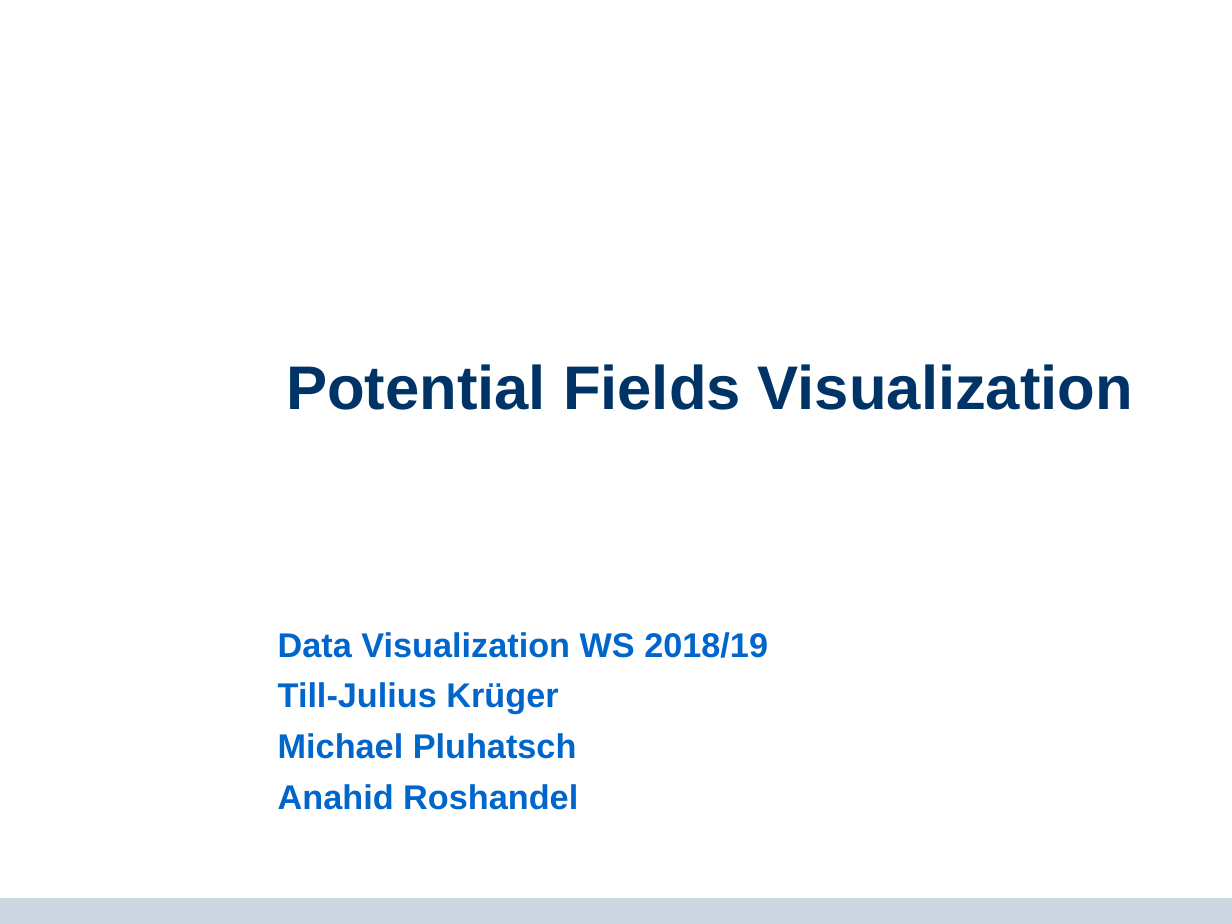
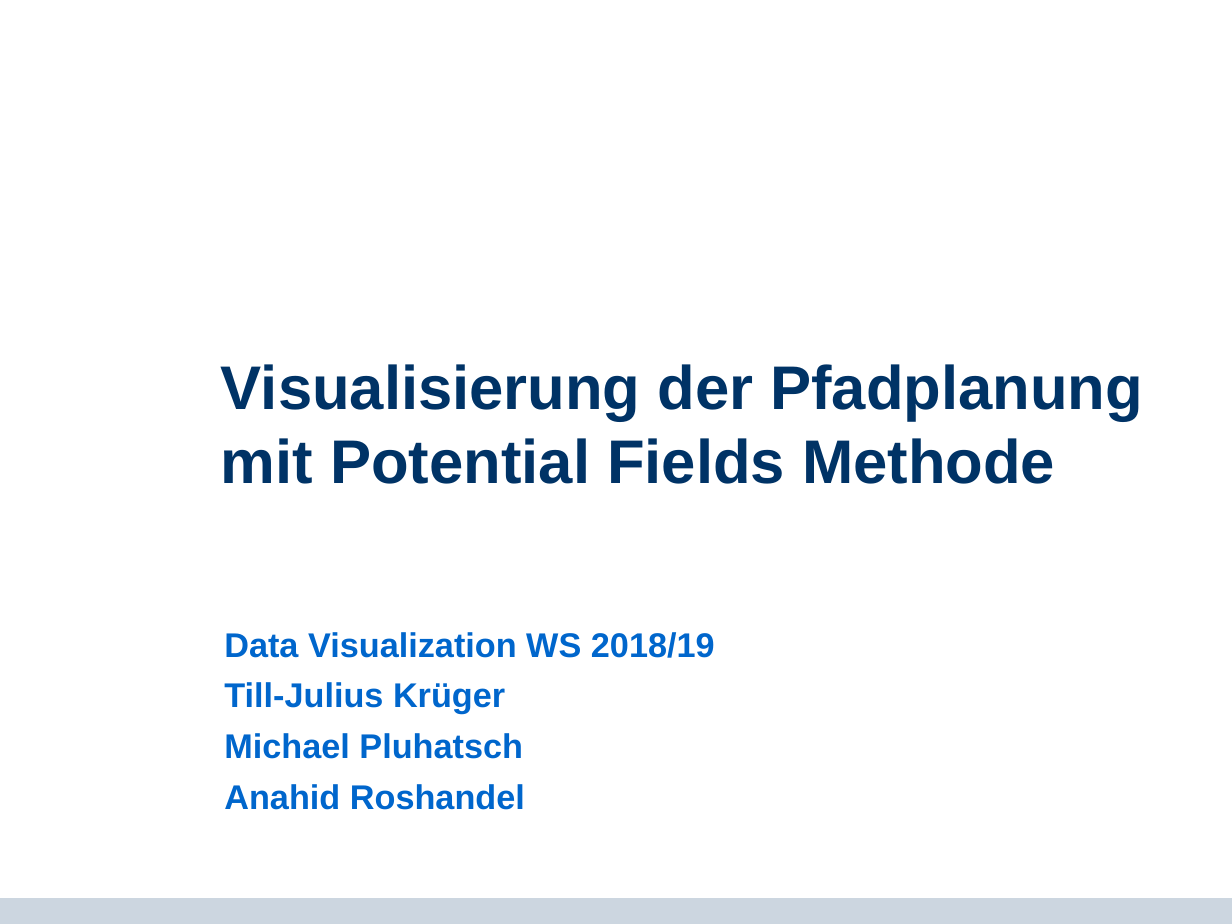
Before and after one commit to mthiop/mthiop.github.io, a slide deck: slide 1 of pres/PP_DataViz.odp. Drawn at 1232x924 pixels with LibreOffice and Linux fonts; fonts in the diff are those of the drawing; background and template pictures are left out. Boxes give left, top, right and bottom in pixels: in the first picture for what was removed or moved away, otherwise in the second. Text is boxed around its words. In the diff, an @@ line names an element or a change of style, - is before the commit and + after.

Commit message:
changed title of PP

```diff
--- a/pres/PP_DataViz.odp
+++ b/pres/PP_DataViz.odp
@@ title at bbox=[221, 364, 1143, 484]: text changed @@
-Potential Fields Visualization
+Visualisierung der Pfadplanung mit Potential Fields Methode
@@ subtitle "Data Visualization WS 2018/19": place and size @@
-subtitle "Data Visualization WS 2018/19" at bbox=[278, 632, 768, 810]
+subtitle "Data Visualization WS 2018/19" at bbox=[224, 632, 715, 810]
```
Also in this commit, not shown: 1 slide removed.
